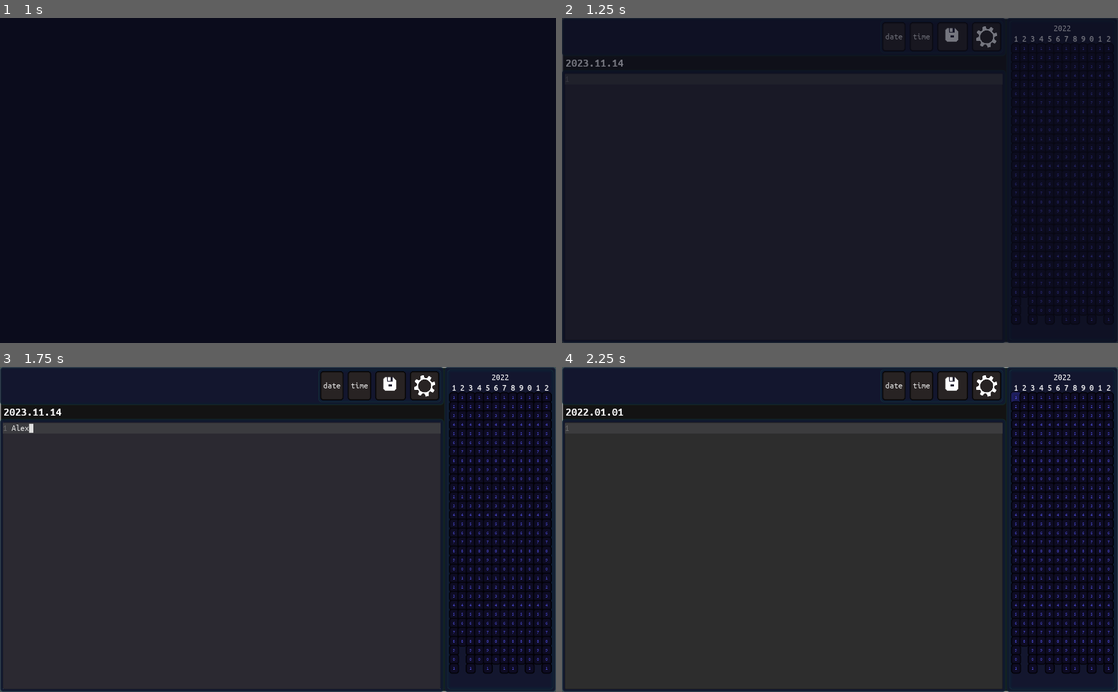
Above: before the commit, frames 1-4 (two rows, left to right).
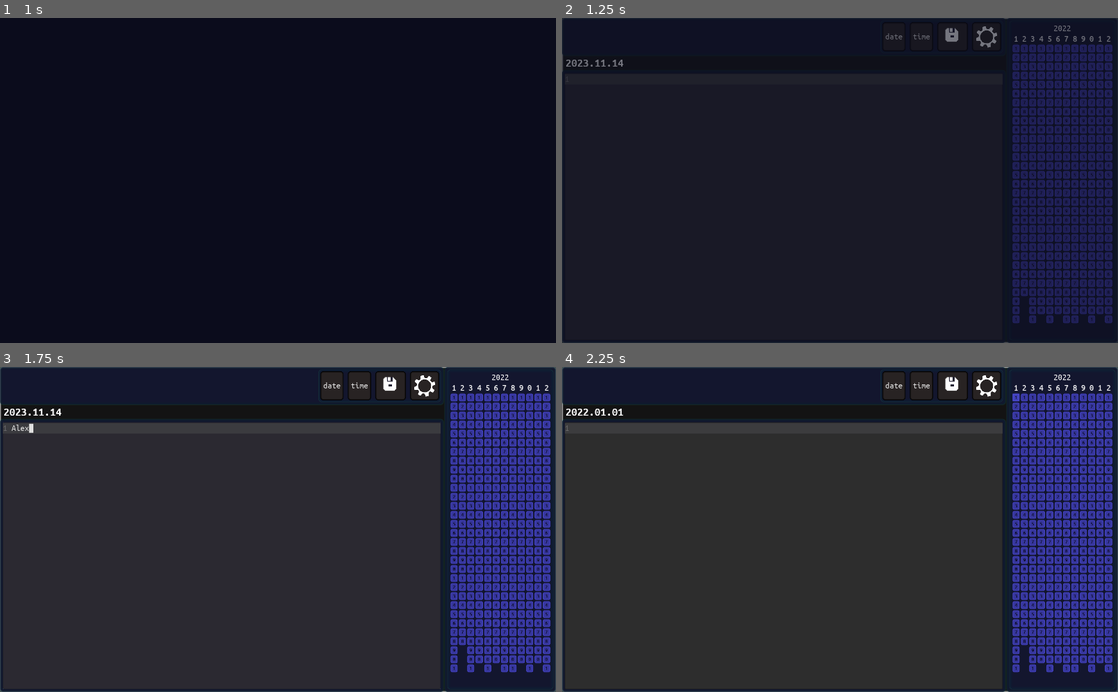
Above: after the commit, the same moments.

Repository: salihfc/diary-awe
Game: Godot game, scene res://src/scene_manager.tscn
The game is run twice, just before and just after one commit, with the same random seed, the same clock (stepped at 60 frames per second) and the same inputs.
Inputs (mouse positions are in pixels of both pictures, inside the frame that each line leads up to):
- Up to frame 1 (1 s): tap Enter at 0.5 s
- Up to frame 2 (1.25 s): no input
- Up to frame 3 (1.75 s): click (222, 555) at 1.27 s; type "Alex" at 1.35 s
- Up to frame 4 (2.25 s): click "1" at 2 s

Frame 1 is identical in both runs. In frame 2, 11% of the frame differs, in the area x 81-99%, y 8-95%; in frame 3, 15%; in frame 4, 15%, in the area x 80-100%, y 7-95%.

Commit message:
ADD calendar button

Diff:
--- a/src/game/calendar/calendar_button.tscn
+++ b/src/game/calendar/calendar_button.tscn
@@ -1,17 +1,63 @@
-[gd_scene load_steps=3 format=2]
+[gd_scene load_steps=7 format=2]
 
 [ext_resource path="res://assets/fonts/ttf/UbuntuMono-R2.ttf" type="DynamicFontData" id=1]
+[ext_resource path="res://my_theme.theme" type="Theme" id=2]
 
 [sub_resource type="DynamicFont" id=1]
-size = 12
+size = 14
 use_mipmaps = true
 use_filter = true
 font_data = ExtResource( 1 )
 
+[sub_resource type="StyleBoxFlat" id=5]
+bg_color = Color( 0.682353, 0.682353, 0.682353, 1 )
+border_width_left = 3
+border_width_top = 3
+border_width_right = 3
+border_width_bottom = 3
+border_blend = true
+corner_radius_top_left = 4
+corner_radius_top_right = 4
+corner_radius_bottom_right = 4
+corner_radius_bottom_left = 4
+shadow_size = 1
+
+[sub_resource type="StyleBoxFlat" id=6]
+bg_color = Color( 0.729412, 0.729412, 0.729412, 1 )
+border_width_left = 3
+border_width_top = 3
+border_width_right = 3
+border_width_bottom = 3
+border_color = Color( 1, 1, 1, 1 )
+border_blend = true
+
+[sub_resource type="StyleBoxFlat" id=4]
+bg_color = Color( 0.627451, 0.627451, 0.627451, 1 )
+border_width_left = 3
+border_width_top = 3
+border_width_right = 3
+border_width_bottom = 3
+border_blend = true
+corner_radius_top_left = 4
+corner_radius_top_right = 4
+corner_radius_bottom_right = 4
+corner_radius_bottom_left = 4
+shadow_size = 1
+
 [node name="CalendarButton" type="Button"]
 margin_right = 21.0
 margin_bottom = 31.0
+theme = ExtResource( 2 )
+custom_colors/font_color_focus = Color( 0, 0, 0, 1 )
+custom_colors/font_color = Color( 0, 0, 0, 1 )
+custom_colors/font_color_hover = Color( 0, 0, 0, 1 )
+custom_colors/font_color_pressed = Color( 0, 0, 0, 1 )
 custom_fonts/font = SubResource( 1 )
+custom_styles/hover = SubResource( 5 )
+custom_styles/pressed = SubResource( 6 )
+custom_styles/focus = SubResource( 6 )
+custom_styles/normal = SubResource( 4 )
+text = "1"
 __meta__ = {
 "_edit_use_anchors_": false
 }
